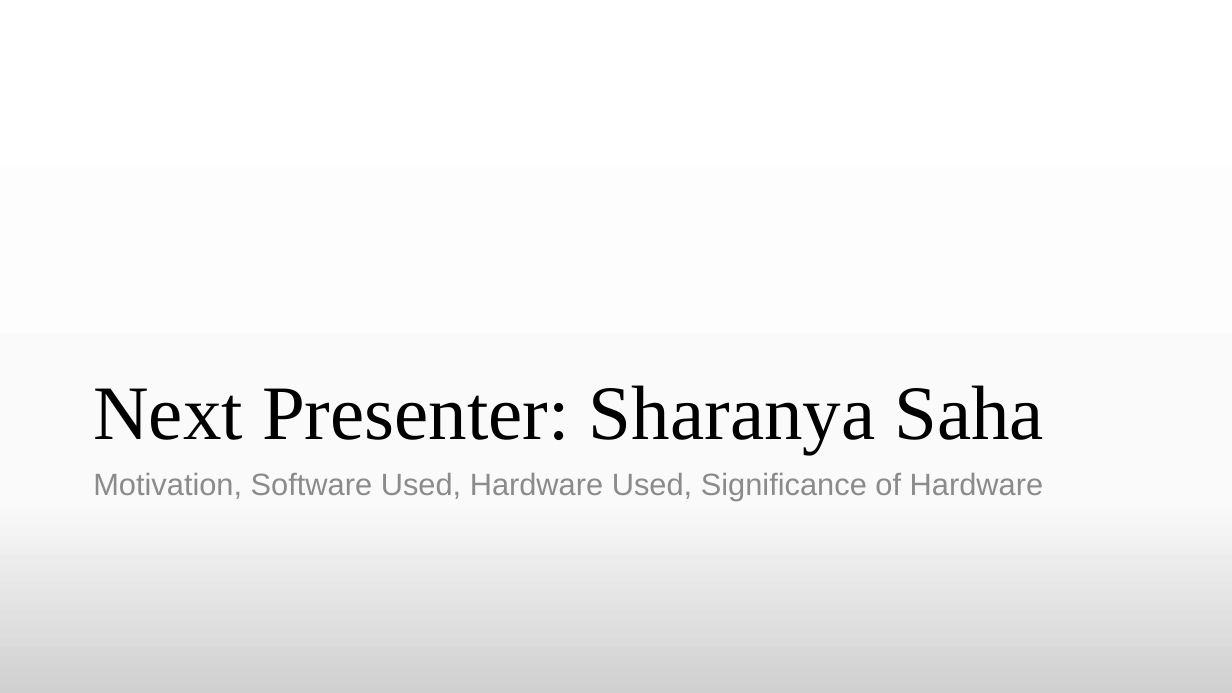
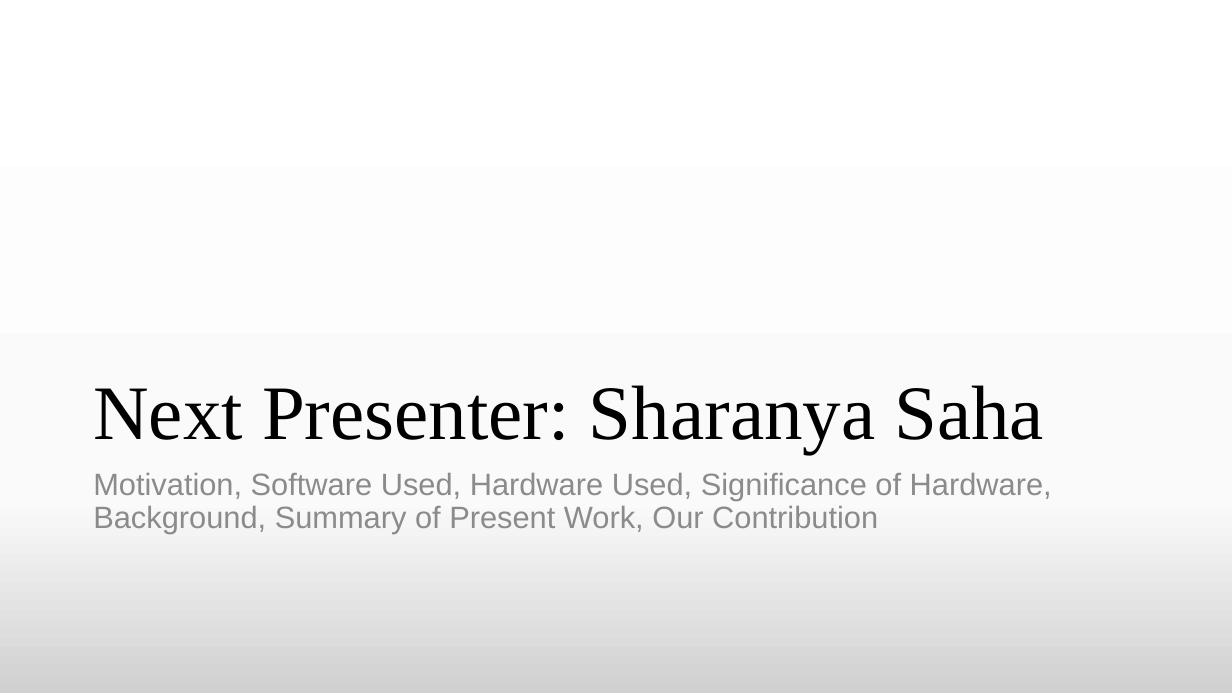
Before and after one commit to TheAnonymousMan/local-language-recognition-gcelt-class-2021, a slide deck: slide 2 of Documentation/4th Year Project Presentation.pptx. Drawn at 1232x693 pixels with LibreOffice and Linux fonts; fonts in the diff are those of the drawing. Boxes give left, top, right and bottom in pixels: in the first picture for what was removed or moved away, otherwise in the second. Text is boxed around its words. In the diff, an @@ line names an element or a change of style, - is before the commit and + after.

```diff
--- a/Documentation/4th Year Project Presentation.pptx
+++ b/Documentation/4th Year Project Presentation.pptx
@@ text at <box>93,473,1052,533</box>: text changed @@
-Motivation, Software Used, Hardware Used, Significance of Hardware
+Motivation, Software Used, Hardware Used, Significance of Hardware, Background, Summary of Present Work, Our Contribution
```
Also in this commit, not shown: 4 other slides changed, 9 slides added, 3 other files.
